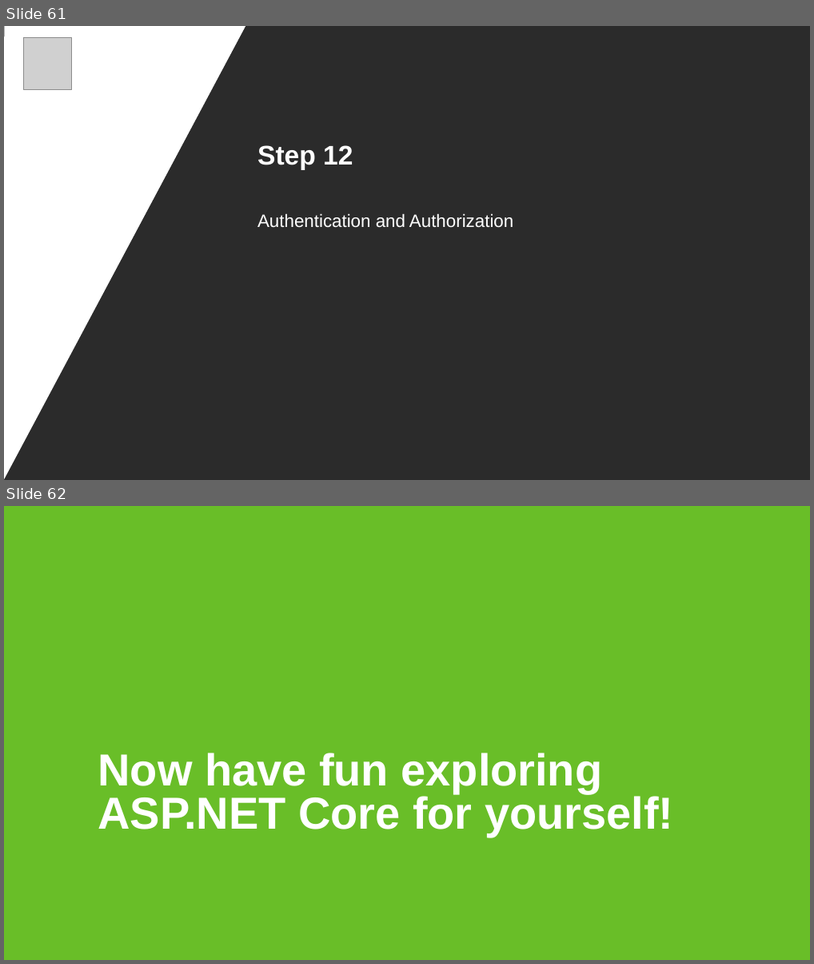
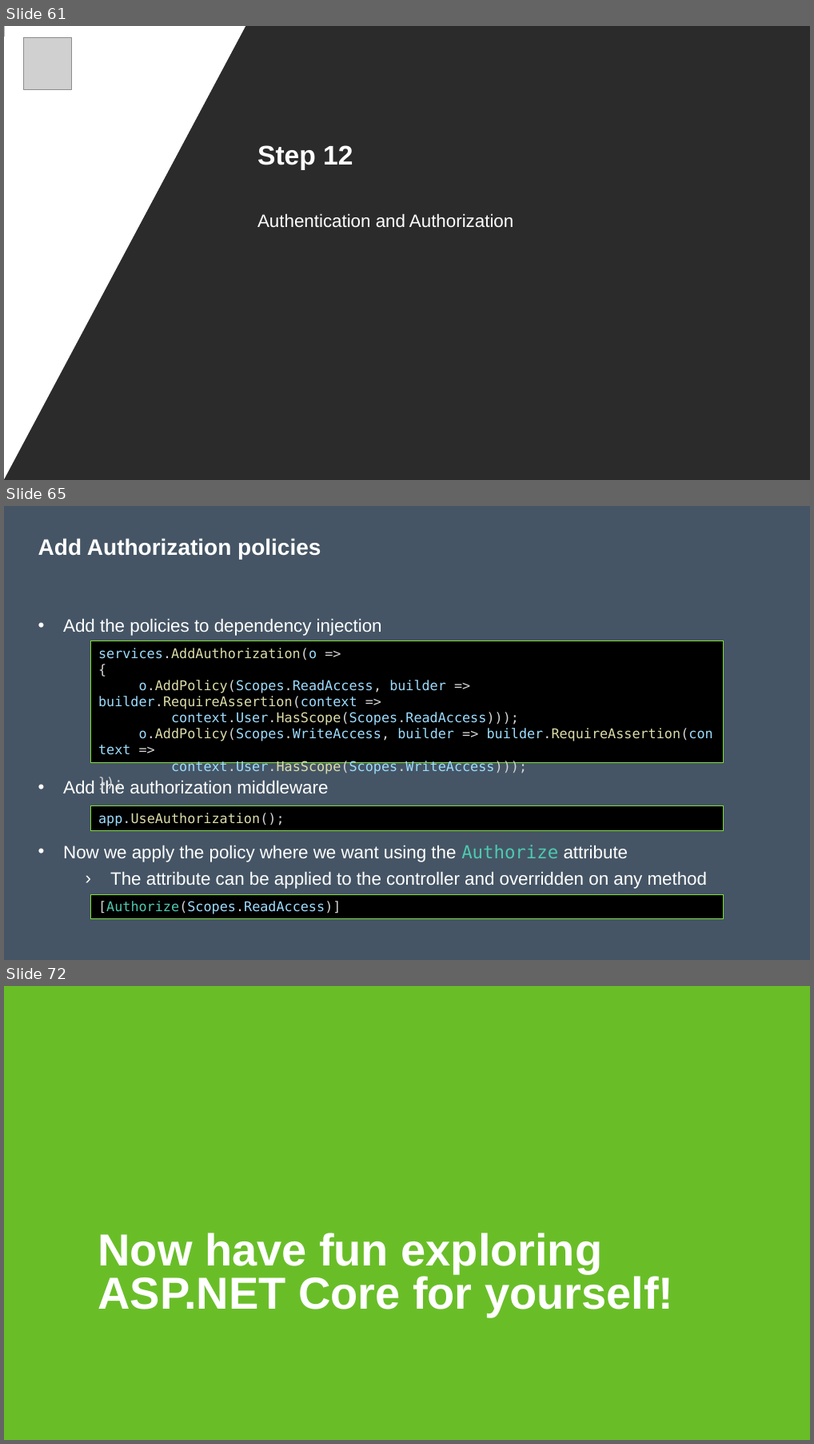
Before and after one commit to nickverschueren/devcruise-2019, a slide deck: Slides/Building an API.pptx. Shown one above the other, each under a label of ours: slides 61 and 62 before the commit, slides 61, 65 and 72 after it; the slides between them are not shown. The pictures are 814x964 and 814x1444 pixels, drawn with LibreOffice and Linux fonts; fonts in the diff are those of the drawing; grey boxes stand for pictures; background and template pictures are left out; a plain dark background stands for a picture behind light text. Boxes give left, top, right and bottom in pixels: in the first picture for what was removed or moved away, otherwise in the second. Text is boxed around its words. In the diff, an @@ line names an element or a change of style, - is before the commit and + after.

```diff
--- a/Slides/Building an API.pptx
+++ b/Slides/Building an API.pptx
@@ slide 65 added at box(4, 506, 810, 960), background #455565 @@
@@ title added at box(38, 538, 321, 559), 20 pt, text #FFFFFF, bold @@
+Add Authorization policies
@@ text added at box(63, 619, 708, 888), 16 pt, text #FFFFFF @@
+• Add the policies to dependency injection
+• Add the authorization middleware
+• Now we apply the policy where we want using the Authorize attribute
+    › The attribute can be applied to the controller and overridden on any method
@@ rectangle added at box(90, 640, 723, 763), fill #000000, outline #82DC3C 0.75 pt, 12 pt, text #9CDCFE @@
+services.AddAuthorization(o =>
+{
+o.AddPolicy(Scopes.ReadAccess, builder => builder.RequireAssertion(context =>
+context.User.HasScope(Scopes.ReadAccess)));
+o.AddPolicy(Scopes.WriteAccess, builder => builder.RequireAssertion(context =>
+context.User.HasScope(Scopes.WriteAccess)));
+});
@@ rectangle added at box(90, 806, 723, 830), fill #000000, outline #82DC3C 0.75 pt, 12 pt, text #DCDCAA @@
+app.UseAuthorization();
@@ rectangle added at box(90, 894, 723, 918), fill #000000, outline #82DC3C 0.75 pt, 12 pt, text #9CDCFE @@
+[Authorize(Scopes.ReadAccess)]
@@ what was slide 62 is now slide 72 @@
```
Also in this commit, not shown: 9 other slides added, 1 other file.
